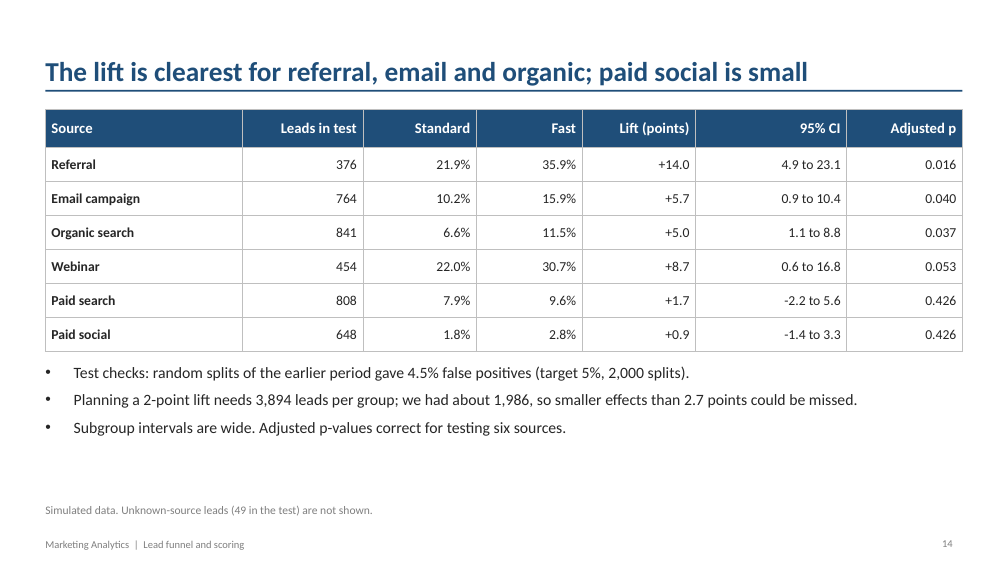
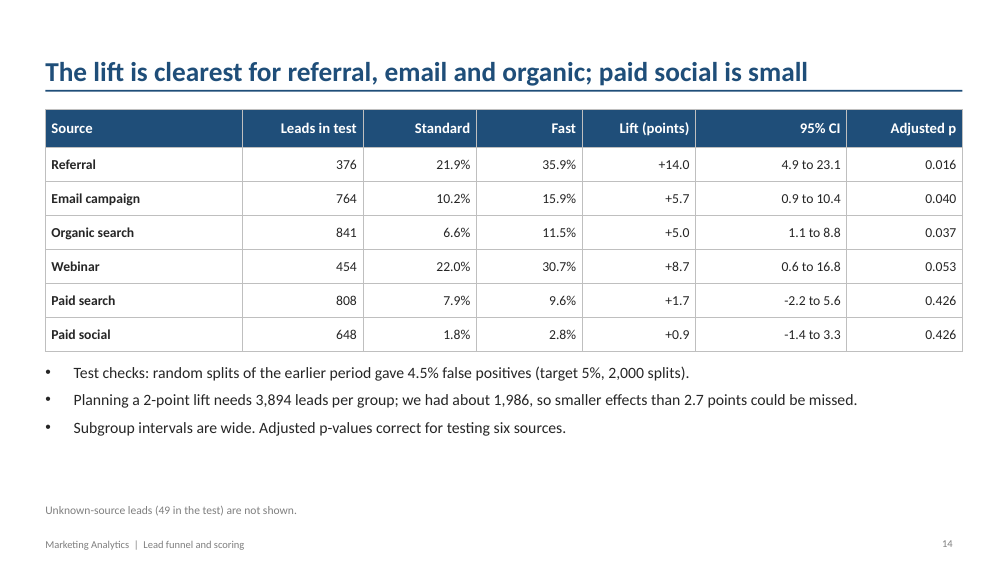
Before and after one commit to fanisridhar/sridhareguram.github.io, a slide deck: slide 14 of new-projects/Lead_Conversion_Scoring_Report.pptx. Drawn at 1008x567 pixels with LibreOffice and Linux fonts; fonts in the diff are those of the drawing. Boxes give left, top, right and bottom in pixels: in the first picture for what was removed or moved away, otherwise in the second. Text is boxed around its words. In the diff, an @@ line names an element or a change of style, - is before the commit and + after.

```diff
--- a/new-projects/Lead_Conversion_Scoring_Report.pptx
+++ b/new-projects/Lead_Conversion_Scoring_Report.pptx
@@ text at [45,506,297,516]: text changed @@
-Simulated data. Unknown-source leads (49 in the test) are not shown.
+Unknown-source leads (49 in the test) are not shown.
```
Also in this commit, not shown: 9 other slides changed, 1 other file.
